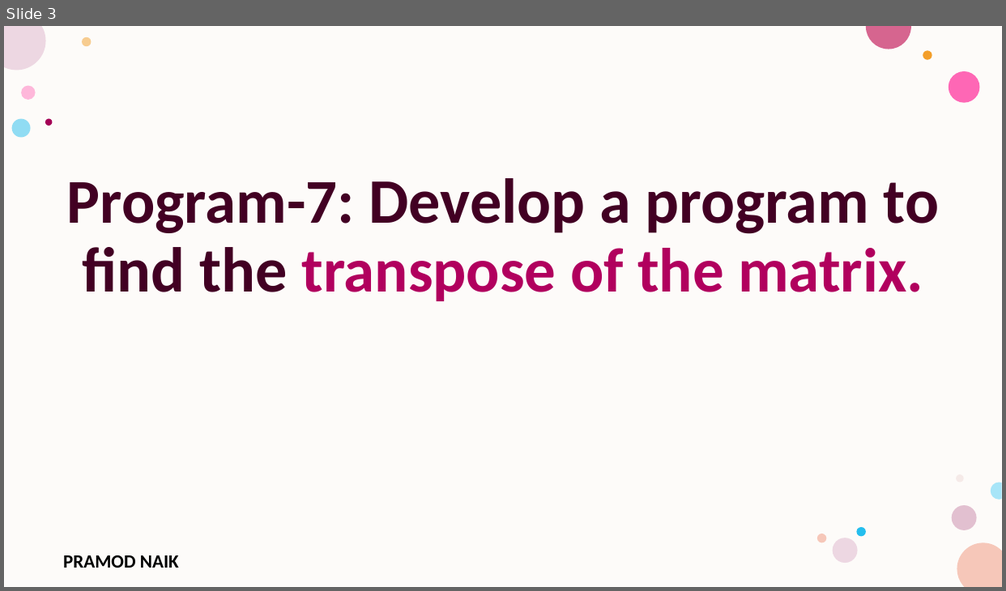
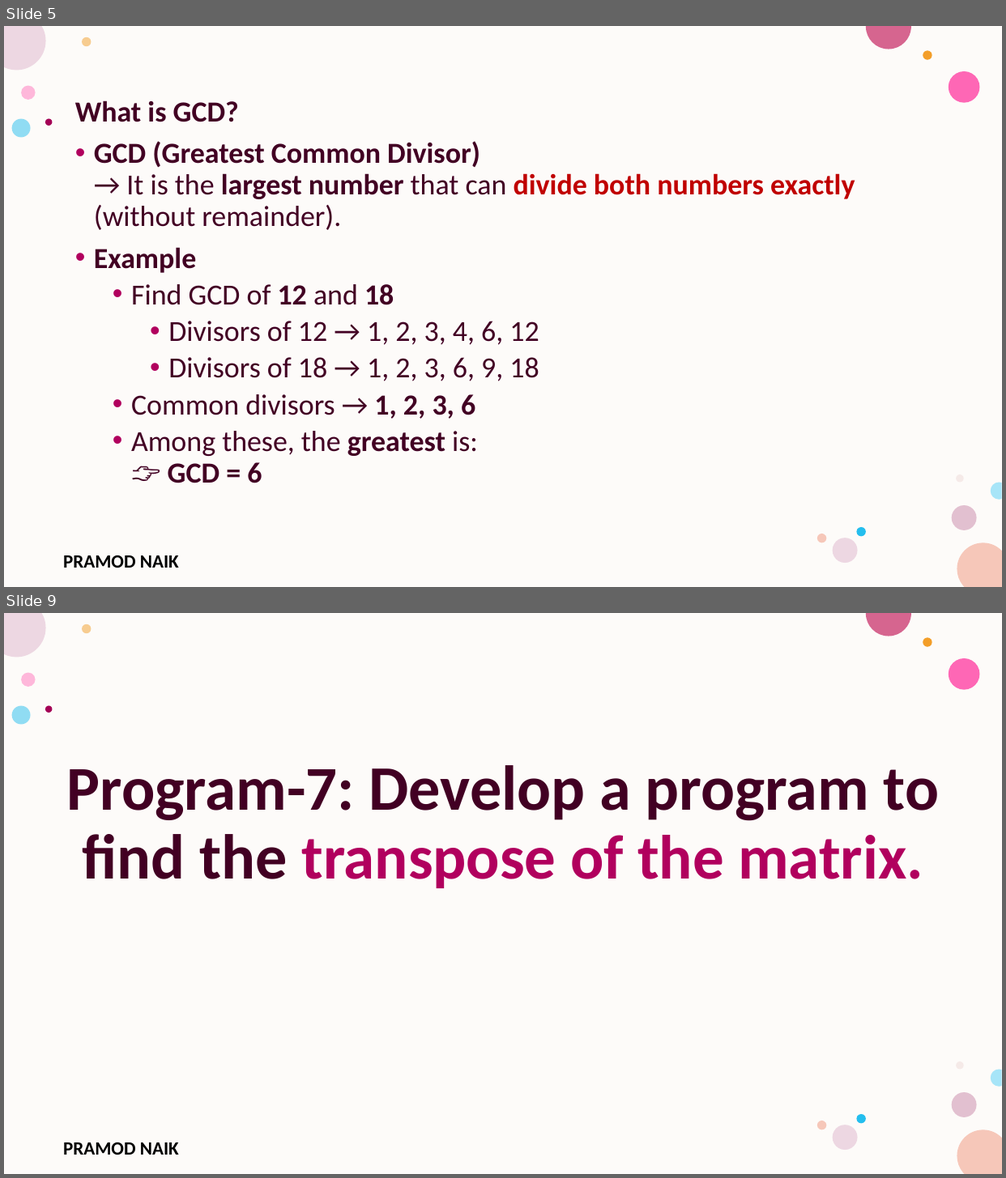
Before and after one commit to PRAMODNAIK-DEV/C-Programming-Lab-Engineering, a slide deck: Lab Programs.pptx. Shown one above the other, each under a label of ours: slide 3 before the commit, slides 5 and 9 after it; the slides between them are not shown. The pictures are 1006x591 and 1006x1178 pixels, drawn with LibreOffice and Linux fonts; fonts in the diff are those of the drawing; background and template pictures are left out. Boxes give left, top, right and bottom in pixels: in the first picture for what was removed or moved away, otherwise in the second. Text is boxed around its words. In the diff, an @@ line names an element or a change of style, - is before the commit and + after.

```diff
--- a/Lab Programs.pptx
+++ b/Lab Programs.pptx
@@ slide 5 added at (x1=4, y1=26, x2=1002, y2=587), background #FFFFFF; not listed: 17 template elements that a slide beside it also shows @@
@@ text added at (x1=75, y1=101, x2=854, y2=484), 28 pt, text #420023 @@
+What is GCD?
+• GCD (Greatest Common Divisor)
+  → It is the largest number that can divide both numbers exactly (without remainder).
+• Example
+  • Find GCD of 12 and 18
+    • Divisors of 12 → 1, 2, 3, 4, 6, 12
+    • Divisors of 18 → 1, 2, 3, 6, 9, 18
+  • Common divisors → 1, 2, 3, 6
+  • Among these, the greatest is:
+    👉 GCD = 6
@@ what was slide 3 is now slide 9 @@
```
Also in this commit, not shown: 5 other slides added, 2 other files.
